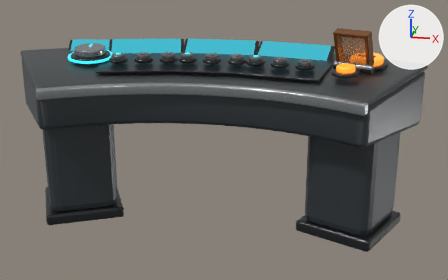
The Blender file assets/models/mission-control-workbench.blend: old version first, new version second.
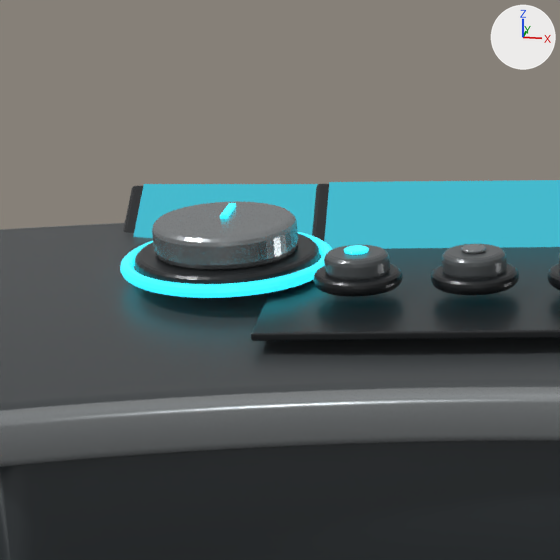
Each version is shown whole from a camera (50 mm lens) standing at (0.815, -4.204, 1.768) and looking at (0.096, -0.187, 0.411), then close up on the part from 9% to 36% of the width and 0% to 43% of the height. The lights are fixed; the arrows at upper right show +X, +Y and +Z. The last two pictures show the newer version.

Objects in the first close-up: 'Knob_Main_Base', 'Knob_Main_Grip', 'Knob_Main_Radial_Ring', 'Knob_Main_Touch_Target', 'Radio_01_Cap', 'Radio_02_Bezel', 'Radio_02_Cap', 'Radio_Group_01_Inset', 'Screen_Group_01', 'Workbench_Continuous_Body', 'Workbench_Continuous_Deck', 'Workbench_Front_Trim' and 5 more.
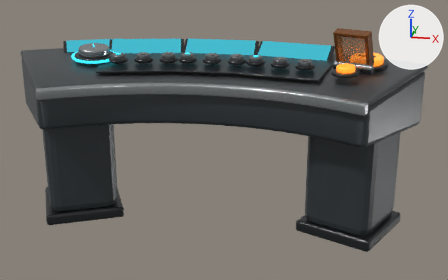
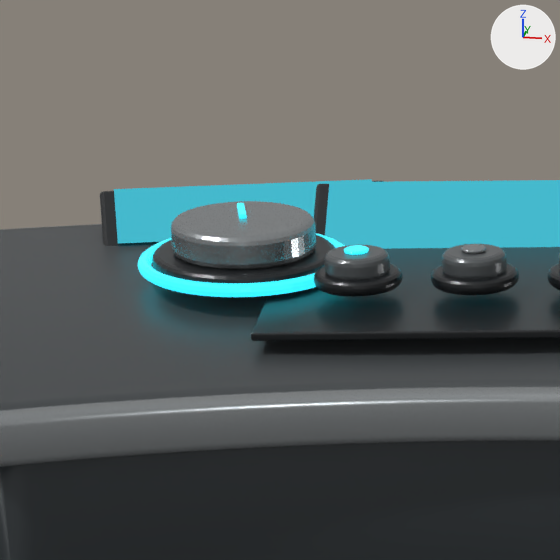
Commit message: Tune VR stress knob direction

ob_control_station_knob is not drawn itself; it is the parent of ob_screen_knob_frame, ob_screen_knob, ob_control_knob_main.

The change, as a diff of the scene's bpy script:
```diff
--- a/assets/models/mission-control-workbench.blend.py
+++ b/assets/models/mission-control-workbench.blend.py
@@ ob_control_station_knob @@
 ob_control_station_knob.location = (-0.88, -0.02, 0.84)
-ob_control_station_knob.rotation_euler = (0.0, 0.0, 0.175)  # degrees (0, 0, 10)
+ob_control_station_knob.rotation_euler = (0.0, 0.0, 0.419)  # degrees (0, 0, 24)
```

Boxes (x1, y1, x2, y2) around the edits, measured in the close-ups (560 x 560 px):
'Knob_Main_Touch_Target', turned: before (106, 138, 355, 264); after (113, 134, 363, 274)
'Knob_Main_Grip', turned: before (152, 208, 298, 270); after (171, 206, 316, 270)
'Knob_Main_Base', turned: before (135, 239, 320, 284); after (152, 236, 335, 283)
'Knob_Main_Radial_Ring', turned: before (120, 244, 332, 298); after (138, 240, 345, 297)
'Screen_Knob_Frame', turned (not visible before): after (100, 181, 384, 246)
'Knob_Main_Indicator', turned: before (220, 204, 235, 219); after (237, 203, 247, 219)
'Screen_Knob', turned (not visible before): after (114, 179, 372, 244)
